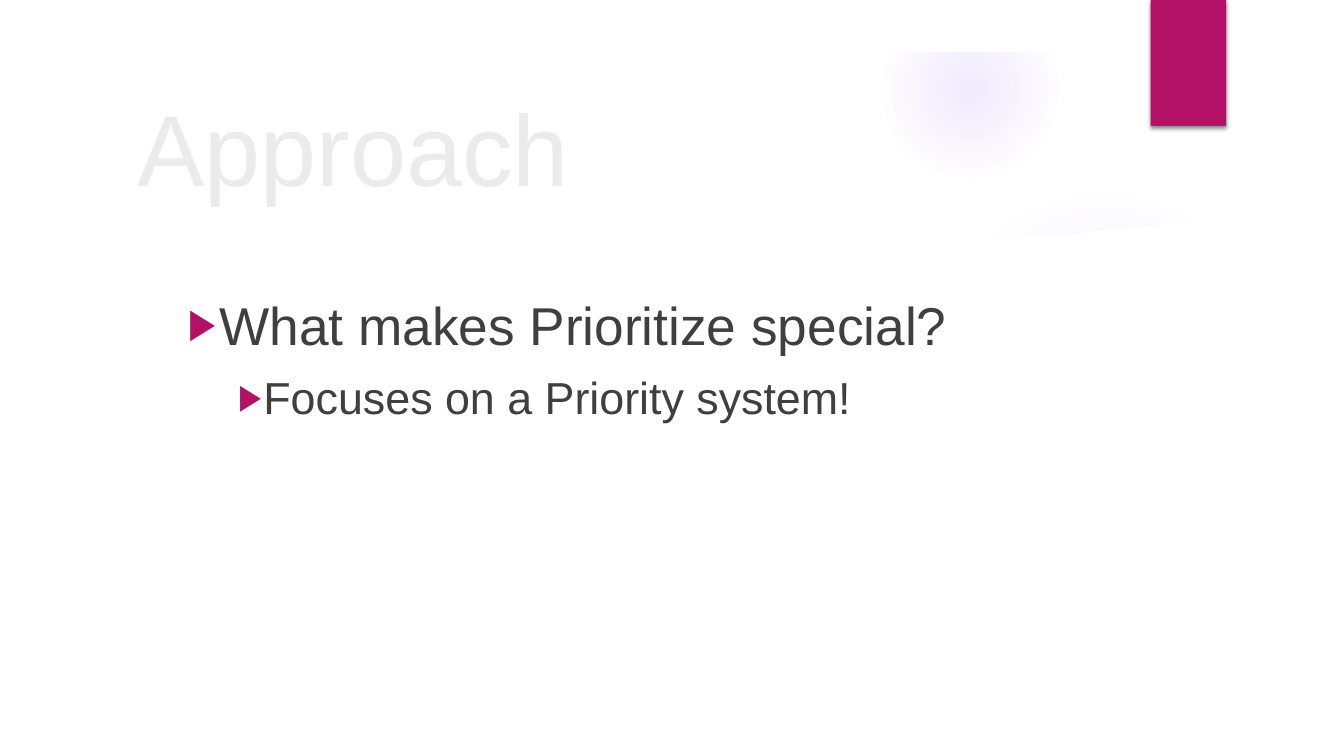
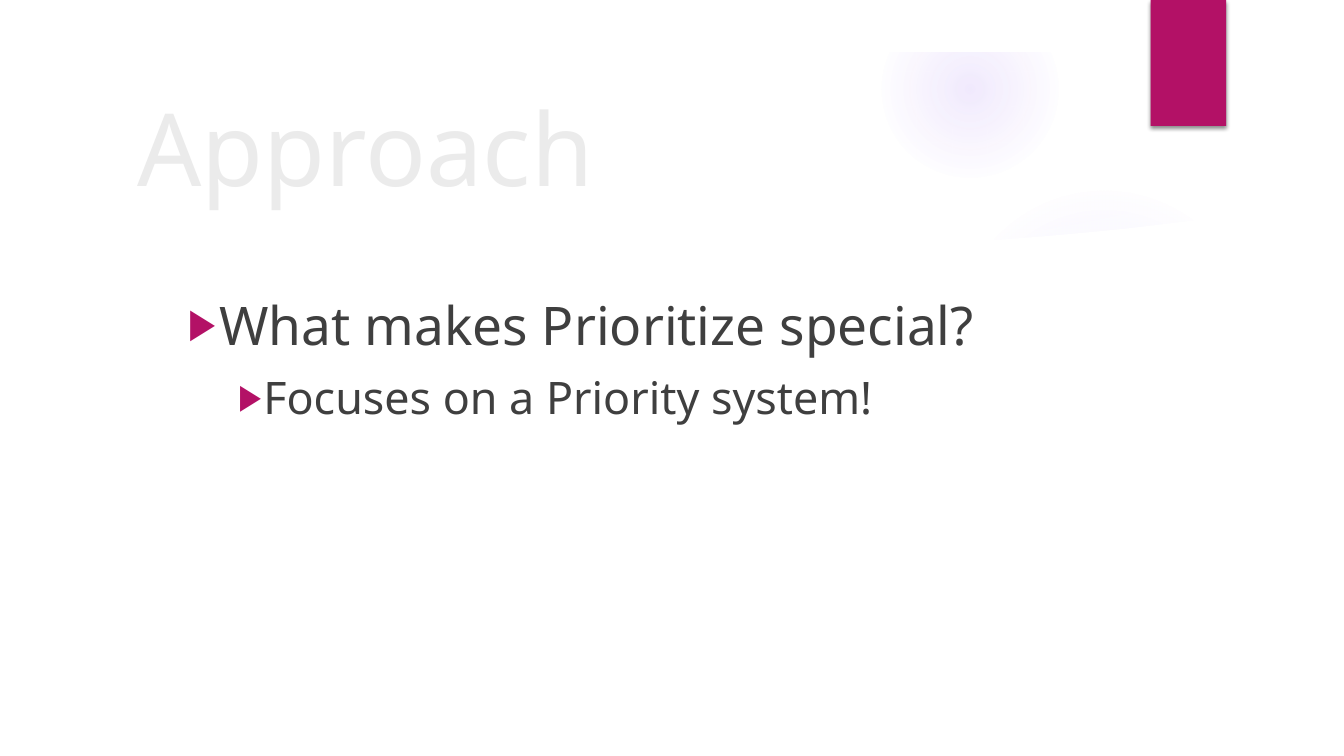
Before and after one commit to cejones9/Prioritize, a slide deck: slide 5 of docs/Prioritize (1).pptx. Drawn at 1344x756 pixels with LibreOffice and Linux fonts; fonts in the diff are those of the drawing; background and template pictures are left out. Boxes give left, top, right and bottom in pixels: in the first picture for what was removed or moved away, otherwise in the second. Text is boxed around its words. In the diff, an @@ line names an element or a change of style, - is before the commit and + after.

```diff
--- a/docs/Prioritize (1).pptx
+++ b/docs/Prioritize (1).pptx
@@ title "Approach" at box(127, 107, 1093, 185): font Arial to Noto Sans @@
@@ text "What makes Prioritize special?" at box(219, 304, 974, 425): font Arial to Noto Sans @@
```
Also in this commit, not shown: 14 other slides changed, 7 slides added, 3 slides removed.
